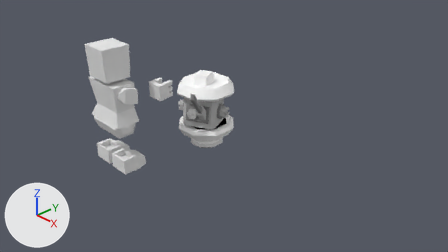
What one commit did to the Blender file src/resources/drone.blend.
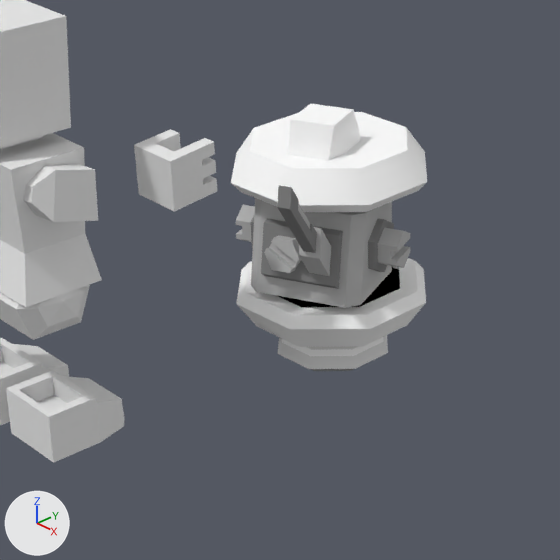
There are two pictures of each version: one from the file's camera 'Camera', one close up on the part from 24% to 61% of the width and 16% to 81% of the height. The lights are fixed; the arrows at lower left show +X, +Y and +Z. The same objects are shown in both versions, whatever each file hides.

In view in the first close-up: 'body', 'boltmount', 'player_base_Mesh.042', 'thruster'.
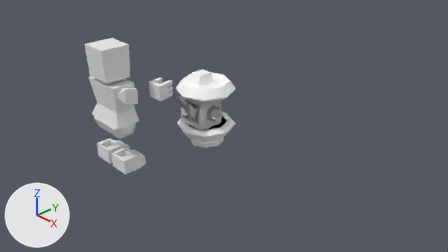
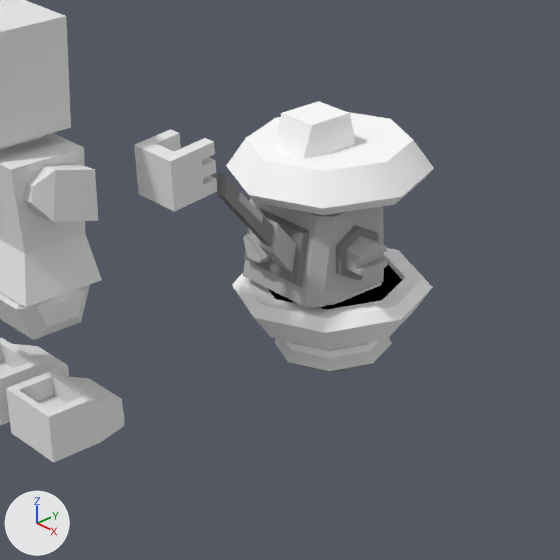
ob_base is not drawn itself; it is the parent of ob_bodymount, ob_mount2, ob_mount3, ob_gunmount, ob_thruster.

Changed parts and their boxes [x1, y1, x2, y2] in the close-ups (560 x 560 px):
```json
{"object": "body", "change": "turned", "before": [231, 104, 427, 347], "after": [216, 101, 434, 350]}
{"object": "boltmount", "change": "turned", "before": [236, 205, 410, 272], "after": [249, 198, 387, 281]}
{"object": "thruster", "change": "reshaped", "before": [278, 335, 388, 371], "after": [274, 338, 392, 373], "on screen": "7% wider"}
```

Scene script edits in JSON lines:
```json
{"op": "set", "path": "ob_base.rotation_euler", "old": "(0.0, 0.0, 0.436)", "new": "(0.0, 0.0, 0.0)", "note": "degrees (0, 0, 25) -> degrees (0, 0, 0)"}
```
